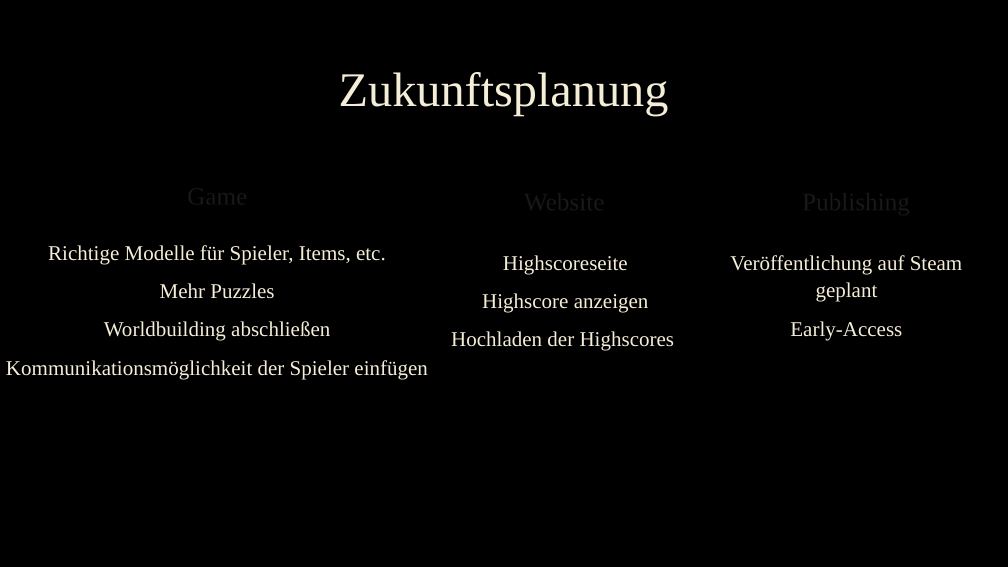
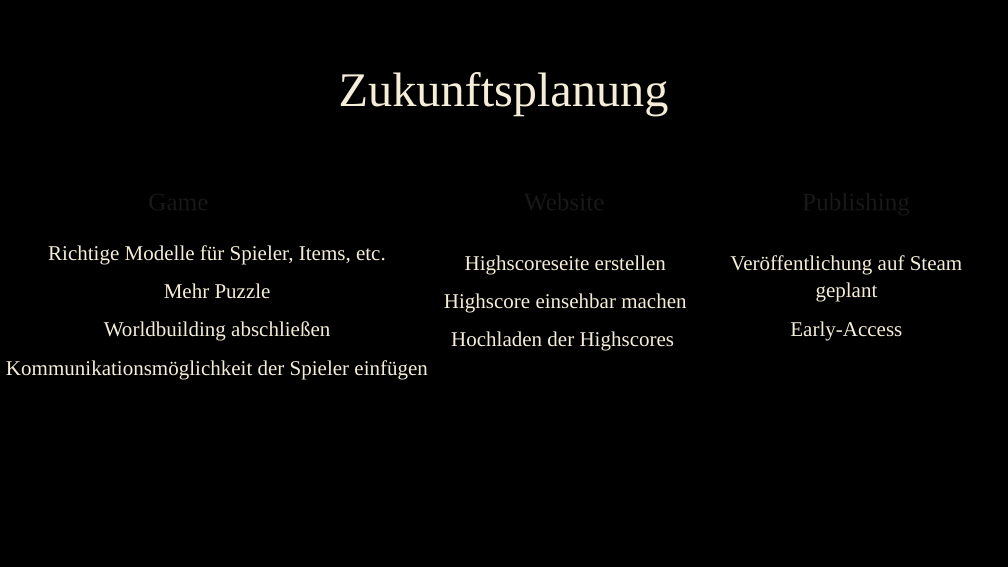
Before and after one commit to ChristophLasinger/Youre-not-alone, a slide deck: slide 18 of documents/You‘re not alone.pptx. Drawn at 1008x567 pixels with LibreOffice and Linux fonts; fonts in the diff are those of the drawing; background and template pictures are left out. Boxes give left, top, right and bottom in pixels: in the first picture for what was removed or moved away, otherwise in the second. Text is boxed around its words. In the diff, an @@ line names an element or a change of style, - is before the commit and + after.

```diff
--- a/documents/You‘re not alone.pptx
+++ b/documents/You‘re not alone.pptx
@@ text "Game": place and size @@
-text "Game" at bbox=[81, 150, 354, 214]
+text "Game" at bbox=[42, 156, 315, 219]
@@ text at bbox=[444, 255, 686, 313]: text changed @@
-Highscoreseite
-Highscore anzeigen
+Highscoreseite erstellen
+Highscore einsehbar machen
@@ text at bbox=[164, 283, 271, 299]: text changed @@
-Mehr Puzzles
+Mehr Puzzle
```
Also in this commit, not shown: 13 other slides changed, 1 other file.
